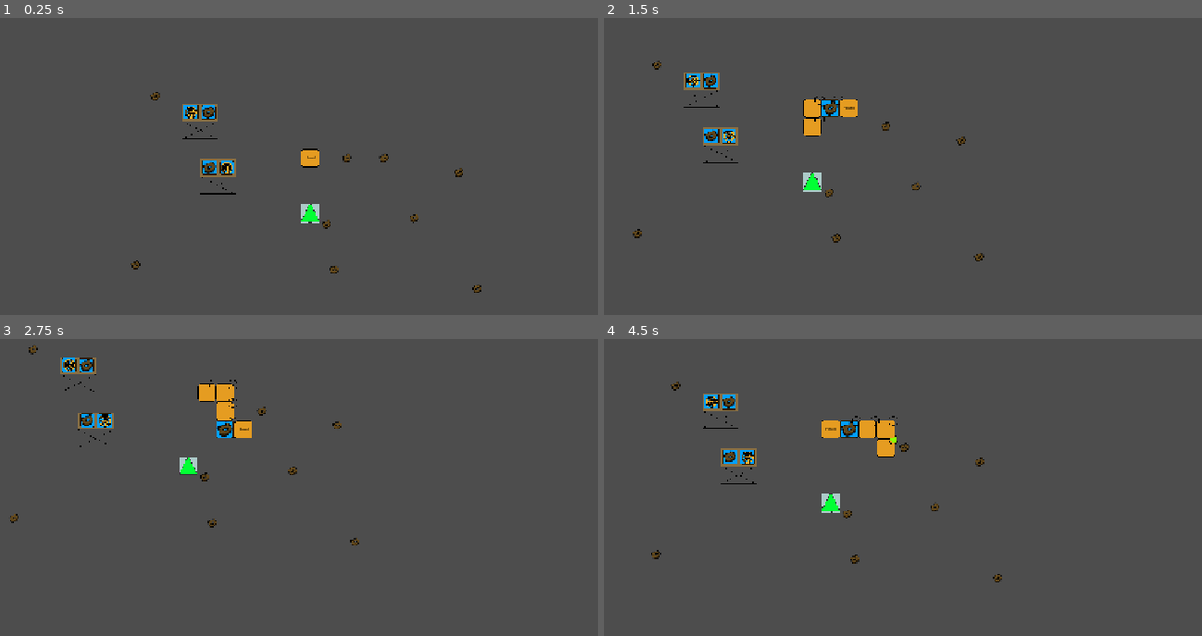
Above: before the commit, frames 1-4 (two rows, left to right).
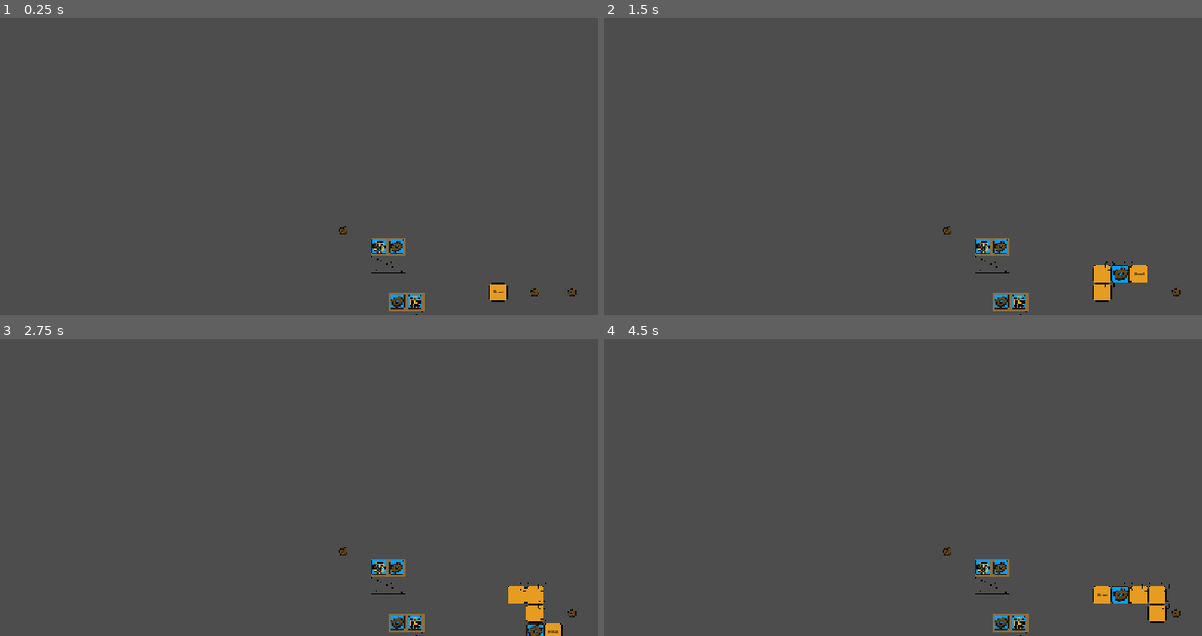
Above: after the commit, the same moments.

Repository: batgnome/gear-worm
Game: Godot game, scene res://main.tscn
Two runs of this game, one before a commit and one after it. Both use one fixed random seed, a clock stepped at 60 frames per second and the inputs below.
Inputs (mouse positions are in pixels of both pictures, inside the frame that each line leads up to):
- Up to frame 1 (0.25 s): no input
- Up to frame 2 (1.5 s): move the mouse to (861, 110) at 0.52 s; hold D (RIGHT) 0.53-1.28 s; click (861, 110) at 0.6 s; move the mouse to (849, 101) at 1.27 s; hold S (DOWN) from 1.28 s (still down); click (849, 101) at 1.35 s
- Up to frame 3 (2.75 s): move the mouse to (227, 404) at 2.02 s; release S (DOWN) at 2.03 s; hold D (RIGHT) from 2.03 s (still down); click (227, 404) at 2.1 s
- Up to frame 4 (4.5 s): move the mouse to (837, 383) at 2.77 s; release D (RIGHT) at 2.78 s; hold W (UP) 2.78-3.53 s; click (837, 383) at 2.85 s; move the mouse to (831, 434) at 3.52 s; hold A (LEFT) from 3.53 s (still down); click (831, 434) at 3.6 s; move the mouse to (621, 365) at 4.27 s; click (621, 365) at 4.35 s

The runs differ from the first frame. In frame 1, 2.5% of the frame differs, in the area x 21-97%, y 24-100%; in frame 2, 3.5%; in frame 3, 3.6%; in frame 4, 3.9%, in the area x 7-97%, y 14-100%.

Commit message:
minor changes, making direction tile collisions work

Diff:
--- a/direction_change.gd
+++ b/direction_change.gd
@@ -18,3 +18,6 @@
 
 func get_direction():
 	return Dir
+
+func get_grid_pos():
+	return pos_cell
--- a/factory.gd
+++ b/factory.gd
@@ -15,3 +15,6 @@
 	product.init(output_type)
 	get_parent().add_child(product)
 	product.position = position + Vector2(-64+16,-16)
+
+func get_grid_pos():
+	return global_position/32
--- a/main.gd
+++ b/main.gd
@@ -1,11 +1,19 @@
 extends Node2D
 var focus
-
+var children_positions ={}
 func _ready() -> void:
 	focus = $Snake
+	for i in $Gameables.get_children():
+		children_positions[i.get_grid_pos()] = i
 
 func _process(delta: float) -> void:
 	if focus:
 		$Focus.position = focus.position
 	if Input.is_action_just_pressed("ESCAPE"):
 		focus = null
+
+func get_grid_col(pos):
+	if pos in children_positions:
+		print("Gott")
+		return children_positions[pos]
+	return null
--- a/main.tscn
+++ b/main.tscn
@@ -11,45 +11,47 @@
 [node name="Main" type="Node2D"]
 script = ExtResource("1_272bh")
 
-[node name="Snake" parent="." instance=ExtResource("1_v5jh3")]
+[node name="Gameables" type="Node2D" parent="."]
+
+[node name="Snake" parent="Gameables" instance=ExtResource("1_v5jh3")]
 position = Vector2(448, 320)
 
-[node name="object" parent="." instance=ExtResource("2_812kd")]
+[node name="object" parent="Gameables" instance=ExtResource("2_812kd")]
 position = Vector2(576, 320)
 
-[node name="object2" parent="." instance=ExtResource("2_812kd")]
+[node name="object2" parent="Gameables" instance=ExtResource("2_812kd")]
 position = Vector2(629, 424)
 
-[node name="object3" parent="." instance=ExtResource("2_812kd")]
+[node name="object3" parent="Gameables" instance=ExtResource("2_812kd")]
 position = Vector2(707, 345)
 
-[node name="object4" parent="." instance=ExtResource("2_812kd")]
+[node name="object4" parent="Gameables" instance=ExtResource("2_812kd")]
 position = Vector2(477, 435)
 
-[node name="object5" parent="." instance=ExtResource("2_812kd")]
+[node name="object5" parent="Gameables" instance=ExtResource("2_812kd")]
 position = Vector2(512, 320)
 
-[node name="object6" parent="." instance=ExtResource("2_812kd")]
+[node name="object6" parent="Gameables" instance=ExtResource("2_812kd")]
 position = Vector2(738, 547)
 
-[node name="object7" parent="." instance=ExtResource("2_812kd")]
+[node name="object7" parent="Gameables" instance=ExtResource("2_812kd")]
 position = Vector2(490, 514)
 
-[node name="object8" parent="." instance=ExtResource("2_812kd")]
+[node name="object8" parent="Gameables" instance=ExtResource("2_812kd")]
 position = Vector2(145, 506)
 
-[node name="object9" parent="." instance=ExtResource("2_812kd")]
+[node name="object9" parent="Gameables" instance=ExtResource("2_812kd")]
 position = Vector2(179, 213)
 
-[node name="Factory" parent="." instance=ExtResource("3_i3g8k")]
+[node name="Factory" parent="Gameables" instance=ExtResource("3_i3g8k")]
 position = Vector2(256, 256)
 
-[node name="Factory2" parent="." instance=ExtResource("3_i3g8k")]
+[node name="Factory2" parent="Gameables" instance=ExtResource("3_i3g8k")]
 position = Vector2(288, 352)
 input_type = ExtResource("4_gr86d")
 output_type = ExtResource("5_oap3e")
 
-[node name="direction_change" parent="." instance=ExtResource("6_u6b3p")]
+[node name="direction_change" parent="Gameables" instance=ExtResource("6_u6b3p")]
 position = Vector2(448, 416)
 
 [node name="Focus" type="Camera2D" parent="."]
--- a/object.gd
+++ b/object.gd
@@ -17,3 +17,6 @@
 func init(new_type):
 	item = new_type
 	$Sprite2D.texture = item.world_texture
+
+func get_grid_pos():
+	return global_position/32
--- /dev/null
+++ b/pusher.tscn
@@ -0,0 +1,3 @@
+[gd_scene format=3 uid="uid://nplq8w554a4e"]
+
+[node name="Pusher" type="Node2D"]
--- a/snake.gd
+++ b/snake.gd
@@ -13,6 +13,7 @@
 var current_tails = 0
 var max_tails = 4
 var pos_cell
+@onready var main = get_parent().get_parent()
 func _ready():
 	pass
 	#
@@ -46,7 +47,7 @@
 		direction = Vector2.RIGHT
 		$ahead.rotation = PI/2
 	if Input.is_action_just_pressed("MOUSE_LEFT") and inHead:
-		get_parent().focus = self
+		main.focus = self
 	match direction:
 		Vector2.RIGHT:
 			$ahead.rotation = PI/2
@@ -68,7 +69,12 @@
 func check_position():
 	if global_position/32:
 		pass
+
 func step():
+	var tile = main.get_grid_col(global_position/32)
+	if tile and tile.name =="direction change":
+		print("here gott")
+		direction = tile.get_direction();
 	history.push_front(global_position)
 	position += direction * GRID
 	pos_cell = global_position/32
@@ -111,12 +117,13 @@
 	pass
 
 func _on_area_2d_area_shape_exited(area_rid: RID, area: Area2D, area_shape_index: int, local_shape_index: int) -> void:
-	var parent = area.get_parent()
-
-	if parent.name == "direction_change" :
-		#print((global_position/32).round(),",",(parent.global_position/32).round())
-		print("my position = ", global_position/32, " thier position = ", parent.global_position/32)
-		#direction = parent.get_direction();
+	#var parent = area.get_parent()
+	#
+	#if parent.name == "direction_change" :
+		##print((global_position/32).round(),",",(parent.global_position/32).round())
+		#print("my position = ", global_position/32, " thier position = ", parent.global_position/32)
+		##direction = parent.get_direction();
+	pass
 
 var inHead = false
 func _on_area_2d_mouse_entered() -> void:
@@ -126,3 +133,6 @@
 
 func _on_area_2d_mouse_exited() -> void:
 	inHead = false
+
+func get_grid_pos():
+	return global_position/32
--- a/tail.gd
+++ b/tail.gd
@@ -53,3 +53,6 @@
 		if request_item(factory.get_type()):
 			remove_object();
 			factory.process();
+
+func get_grid_pos():
+	return global_position/32
